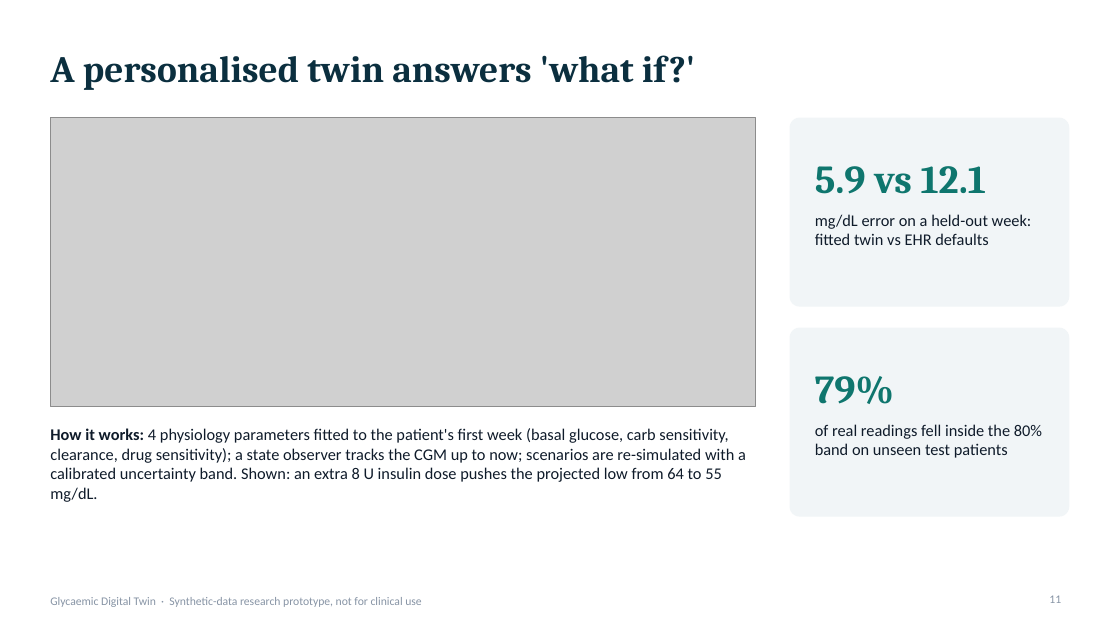
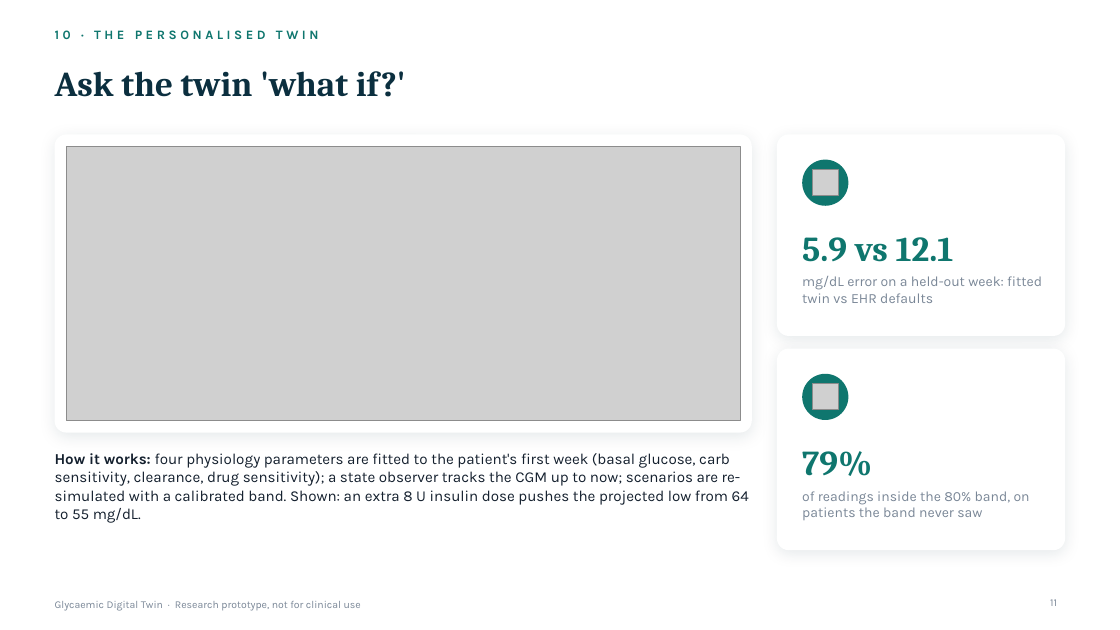
Before and after one commit to AkhileshNalla11/Sync-and-Predict_BITSoM, a slide deck: slide 11 of docs/presentation.pptx. Drawn at 1120x630 pixels with LibreOffice and Linux fonts; fonts in the diff are those of the drawing; grey boxes stand for pictures; background and template pictures are left out. Boxes give left, top, right and bottom in pixels: in the first picture for what was removed or moved away, otherwise in the second. Text is boxed around its words. In the diff, an @@ line names an element or a change of style, - is before the commit and + after.

```diff
--- a/docs/presentation.pptx
+++ b/docs/presentation.pptx
@@ text added at (x1=55, y1=30, x2=319, y2=39), 11 pt, text #0F766E, bold @@
+10 · THE PERSONALISED TWIN
@@ title at (x1=55, y1=71, x2=406, y2=97): text changed; size 32 to 30 pt @@
-A personalised twin answers 'what if?'
+Ask the twin 'what if?'
@@ rounded rectangle at (x1=55, y1=134, x2=752, y2=433): fill #F1F5F7 to #FFFFFF; shadow on; proportions changed @@
@@ rounded rectangle resized from (x1=790, y1=118, x2=1070, y2=307) to (x1=55, y1=134, x2=752, y2=433) @@
@@ picture resized from (x1=50, y1=118, x2=756, y2=407) to (x1=66, y1=146, x2=740, y2=421) @@
@@ rounded rectangle resized from (x1=790, y1=328, x2=1070, y2=517) to (x1=777, y1=134, x2=1065, y2=336) @@
@@ rounded rectangle at (x1=777, y1=134, x2=1065, y2=336): fill #F1F5F7 to #FFFFFF; shadow on; proportions changed @@
@@ ellipse added at (x1=802, y1=160, x2=849, y2=206), fill #0F766E @@
@@ picture added at (x1=812, y1=170, x2=839, y2=196) @@
@@ text "5.9 vs 12.1" moved from (x1=815, y1=166, x2=987, y2=194) to (x1=802, y1=237, x2=954, y2=262) @@
@@ text "5.9 vs 12.1" at (x1=802, y1=237, x2=954, y2=262): size 34 to 30 pt @@
@@ text "mg/dL error on a held-out ..." moved from (x1=815, y1=214, x2=1032, y2=245) to (x1=802, y1=276, x2=1042, y2=303) @@
@@ text "mg/dL error on a held-out ..." at (x1=802, y1=276, x2=1042, y2=303): size 14 to 12 pt, font Calibri to Karla, text colour #0F1B2A to #7A8797 @@
@@ rounded rectangle added at (x1=777, y1=349, x2=1065, y2=550), fill #FFFFFF @@
@@ ellipse added at (x1=802, y1=374, x2=849, y2=420), fill #0F766E @@
@@ picture added at (x1=812, y1=384, x2=839, y2=410) @@
@@ text "79%" at (x1=802, y1=451, x2=872, y2=476): size 34 to 30 pt @@
@@ text "79%" moved from (x1=815, y1=376, x2=894, y2=404) to (x1=802, y1=451, x2=872, y2=476) @@
@@ text at (x1=55, y1=453, x2=749, y2=523): text changed; size 14 to 13 pt; font Calibri to Karla; text colour #0F1B2A to #14202E @@
-How it works: 4 physiology parameters fitted to the patient's first week (basal glucose, carb sensitivity, clearance, drug sensitivity); a state observer tracks the CGM up to now; scenarios are re-simulated with a calibrated uncertainty band. Shown: an extra 8 U insulin dose pushes the projected low from 64 to 55 mg/dL.
+How it works: four physiology parameters are fitted to the patient's first week (basal glucose, carb sensitivity, clearance, drug sensitivity); a state observer tracks the CGM up to now; scenarios are re-simulated with a calibrated band. Shown: an extra 8 U insulin dose pushes the projected low from 64 to 55 mg/dL.
@@ text at (x1=802, y1=491, x2=1030, y2=520): text changed; size 14 to 12 pt; font Calibri to Karla; text colour #0F1B2A to #7A8797 @@
-of real readings fell inside the 80% band on unseen test patients
+of readings inside the 80% band, on patients the band never saw
@@ page number at (x1=1050, y1=599, x2=1057, y2=606): size 10 to 9 pt, font Calibri to Karla, text colour #8794A5 to #7A8797 @@
@@ text at (x1=55, y1=601, x2=361, y2=611): text changed; size 10 to 9 pt; font Calibri to Karla; text colour #8794A5 to #7A8797 @@
-Glycaemic Digital Twin · Synthetic-data research prototype, not for clinical use
+Glycaemic Digital Twin · Research prototype, not for clinical use
```
Also in this commit, not shown: 19 other slides changed, 1 other file.
